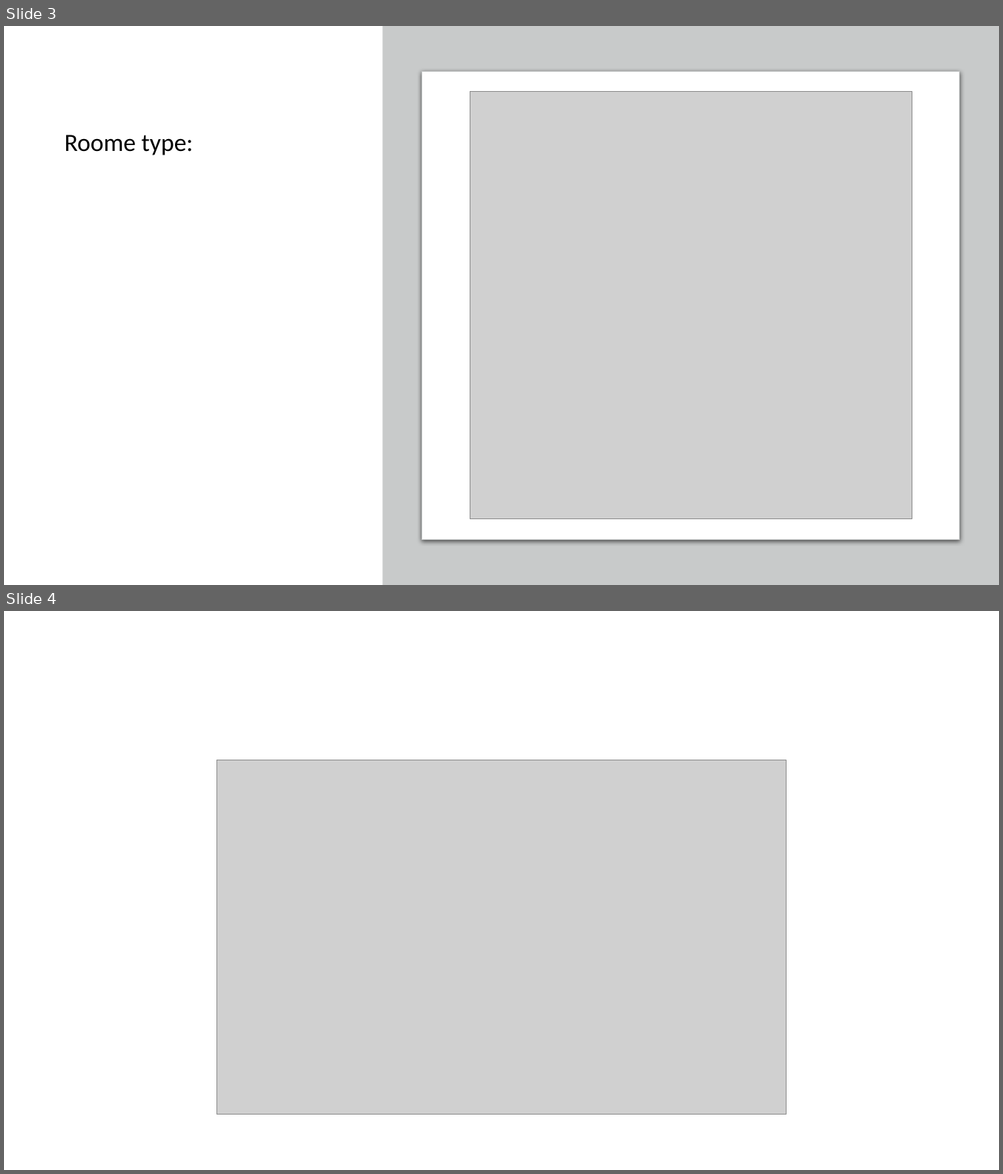
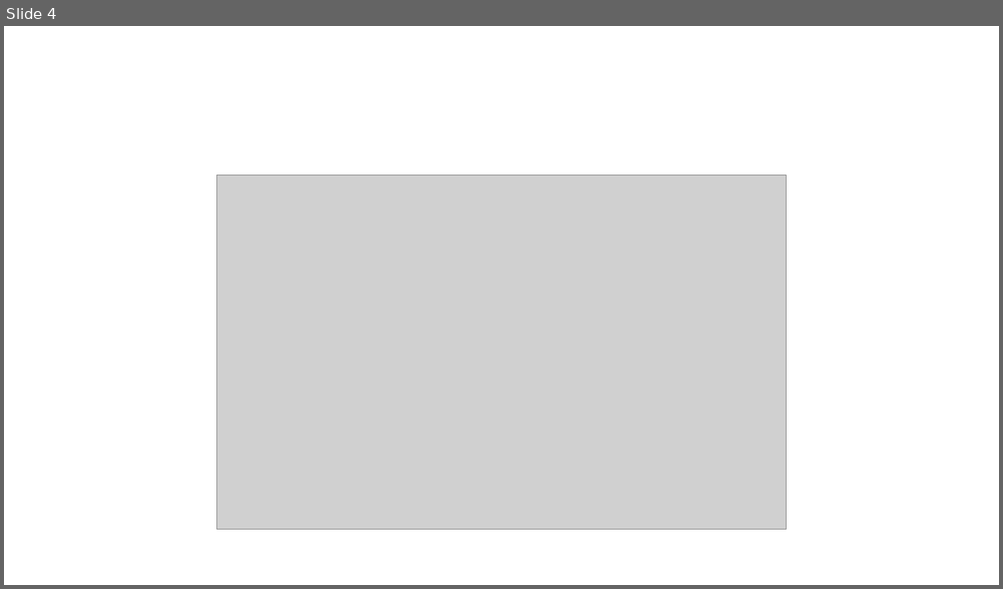
Before and after one commit to Alzabyedi/EDA_Project, a slide deck: communication.pptx. Shown one above the other, each under a label of ours: slides 3 and 4 before the commit, slide 4 after it. The pictures are 1003x1174 and 1003x589 pixels, drawn with LibreOffice and Linux fonts; fonts in the diff are those of the drawing; grey boxes stand for pictures. Boxes give left, top, right and bottom in pixels: in the first picture for what was removed or moved away, otherwise in the second. Text is boxed around its words. In the diff, an @@ line names an element or a change of style, - is before the commit and + after.

```diff
--- a/communication.pptx
+++ b/communication.pptx
@@ slide 3 removed at (x1=4, y1=26, x2=999, y2=585), background #FFFFFF @@
@@ rectangle removed at (x1=382, y1=26, x2=999, y2=585) @@
@@ rounded rectangle removed at (x1=422, y1=72, x2=959, y2=540) @@
@@ picture removed at (x1=469, y1=92, x2=911, y2=519) @@
@@ title removed at (x1=65, y1=135, x2=193, y2=156) @@
-Roome type:
```
Also in this commit, not shown: 4 slides changed, 2 slides added, 1 other slide removed.
